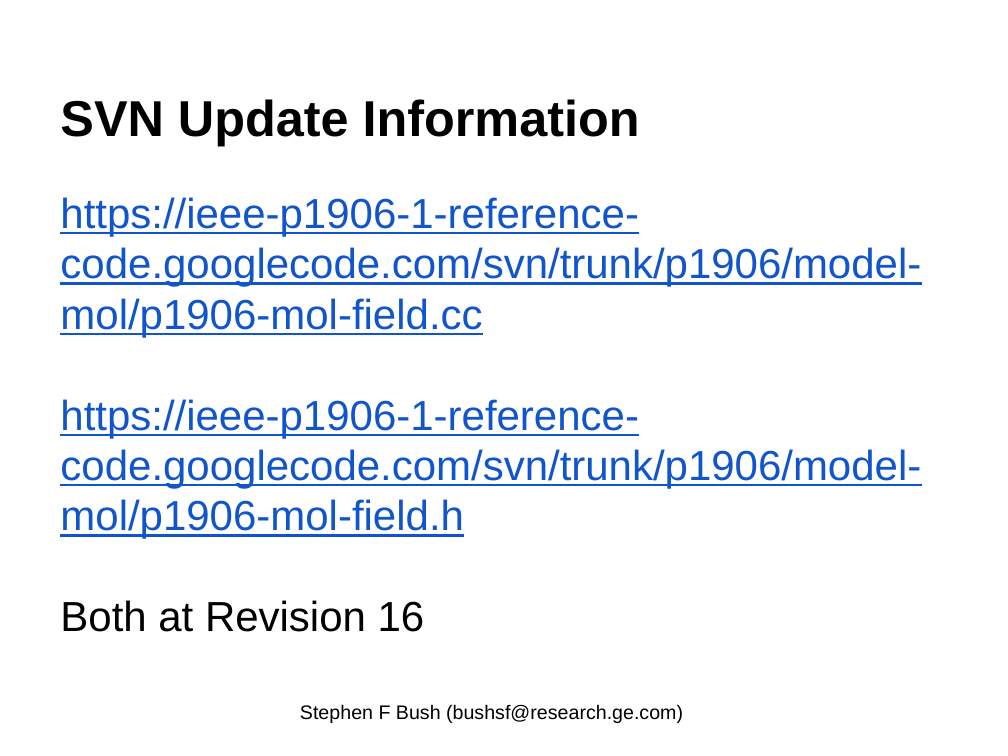
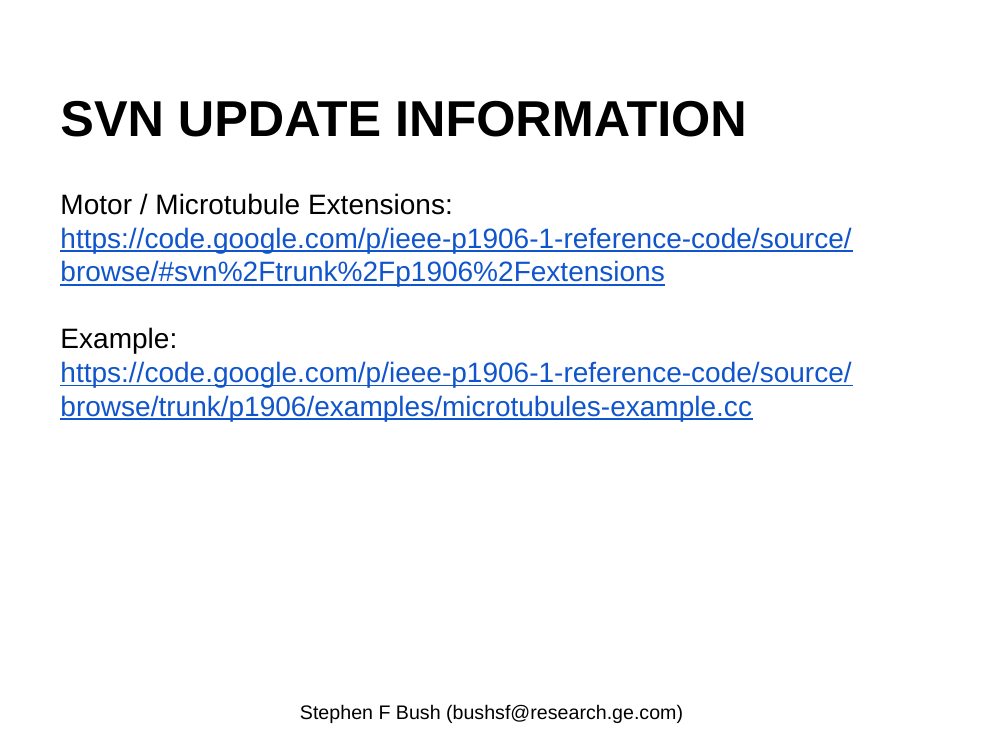
Before and after one commit to EnzoRong1013/ieee-p1906-1-reference-code, a slide deck: slide 16 of trunk/docs/p1906-1-Field-Component-Update.pptx (slide 2 before the commit). Drawn at 1008x756 pixels with LibreOffice and Linux fonts; fonts in the diff are those of the drawing. Boxes give left, top, right and bottom in pixels: in the first picture for what was removed or moved away, otherwise in the second. Text is boxed around its words. In the diff, an @@ line names an element or a change of style, - is before the commit and + after.

Commit message:
Updated the code extension documentation.

```diff
--- a/trunk/docs/p1906-1-Field-Component-Update.pptx
+++ b/trunk/docs/p1906-1-Field-Component-Update.pptx
@@ title at bbox=[60, 100, 747, 137]: text changed @@
-SVN Update Information
+SVN UPDATE INFORMATION
@@ text at bbox=[60, 193, 851, 421]: text changed; size 30 to 20 pt @@
-https://ieee-p1906-1-reference-code.googlecode.com/svn/trunk/p1906/model-mol/p1906-mol-field.cc
-https://ieee-p1906-1-reference-code.googlecode.com/svn/trunk/p1906/model-mol/p1906-mol-field.h
-Both at Revision 16
+Motor / Microtubule Extensions:
+https://code.google.com/p/ieee-p1906-1-reference-code/source/browse/#svn%2Ftrunk%2Fp1906%2Fextensions
+Example:
+https://code.google.com/p/ieee-p1906-1-reference-code/source/browse/trunk/p1906/examples/microtubules-example.cc
```
Also in this commit, not shown: 14 other slides changed, 4 slides added, 4 slides removed.
